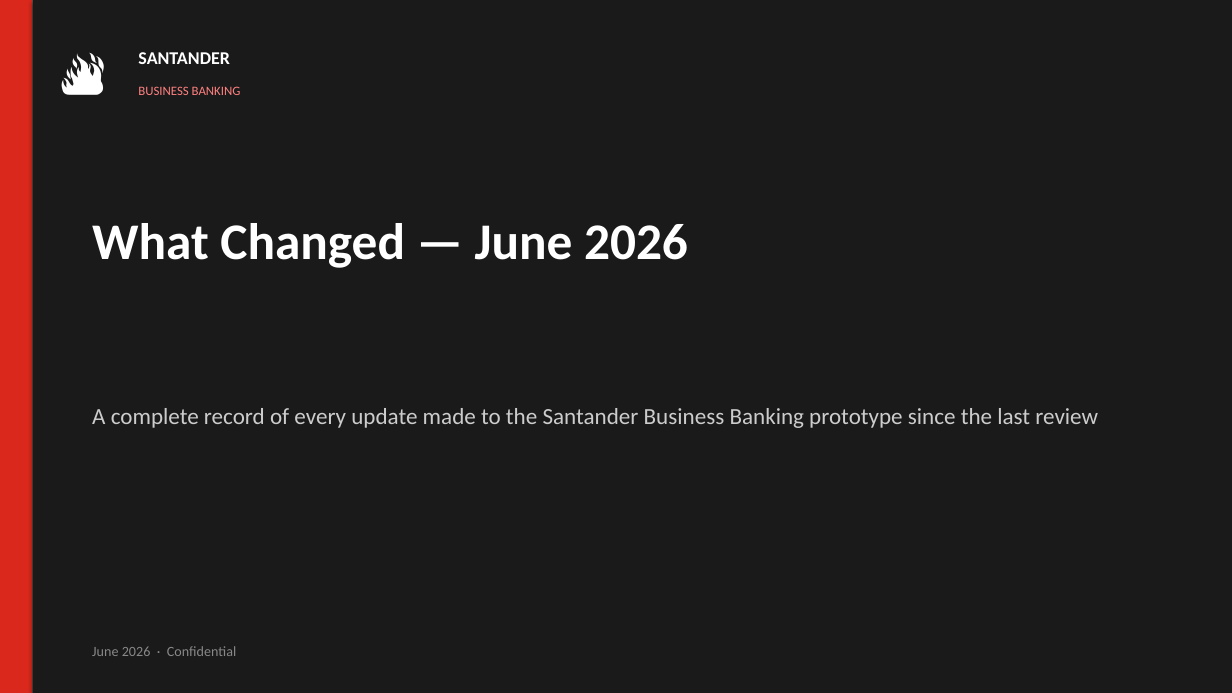
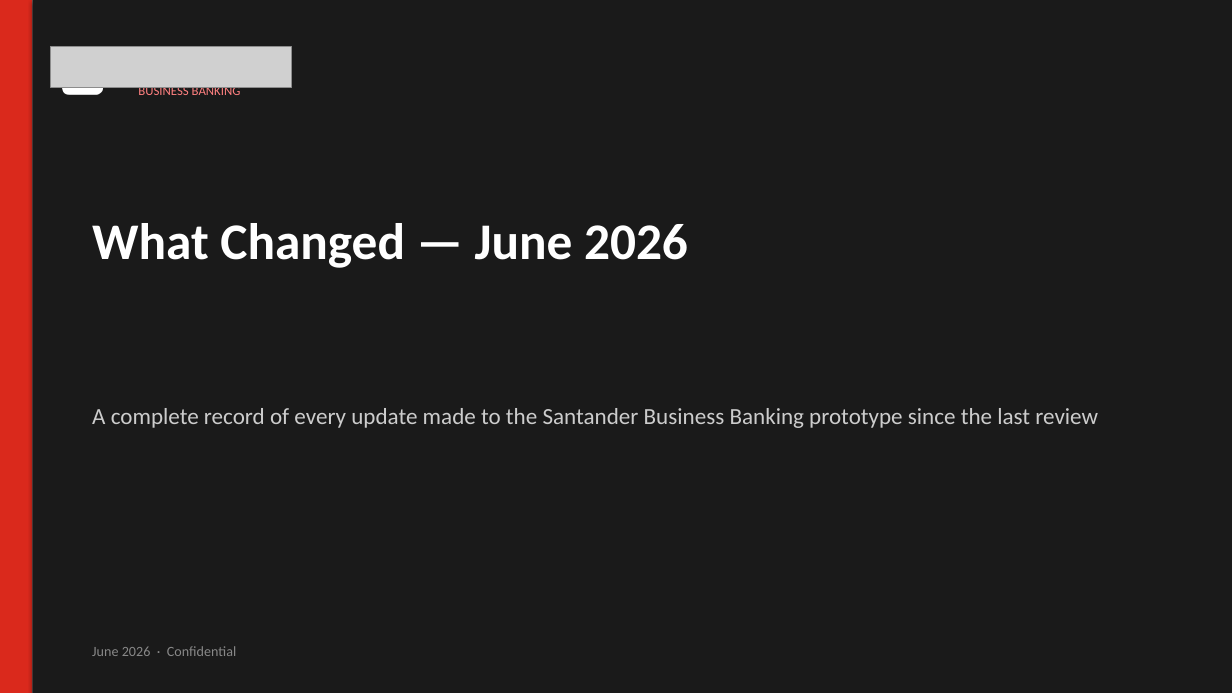
Before and after one commit to imscots-ui/santander, a slide deck: slide 1 of Santander_June2026_Changes.pptx. Drawn at 1232x693 pixels with LibreOffice and Linux fonts; fonts in the diff are those of the drawing; grey boxes stand for pictures. Boxes give left, top, right and bottom in pixels: in the first picture for what was removed or moved away, otherwise in the second. Text is boxed around its words. In the diff, an @@ line names an element or a change of style, - is before the commit and + after.

```diff
--- a/Santander_June2026_Changes.pptx
+++ b/Santander_June2026_Changes.pptx
@@ picture added at <box>51,46,291,88</box> @@
@@ text removed at <box>138,52,230,64</box> @@
-SANTANDER
```
Also in this commit, not shown: 5 other files.
